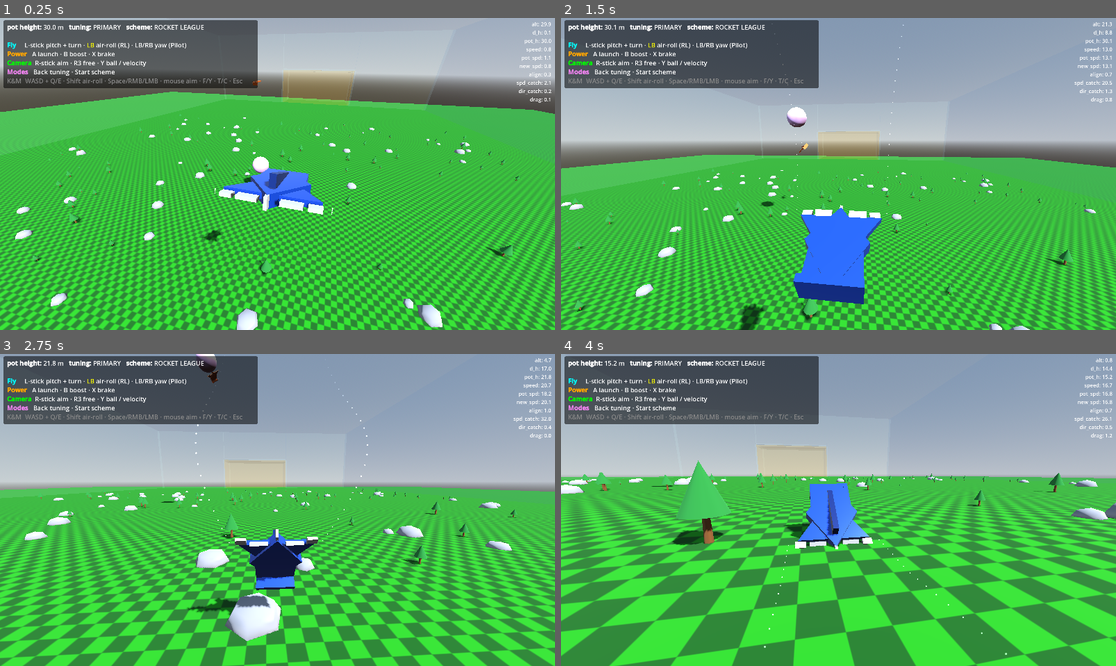
Above: before the commit, frames 1-4 (two rows, left to right).
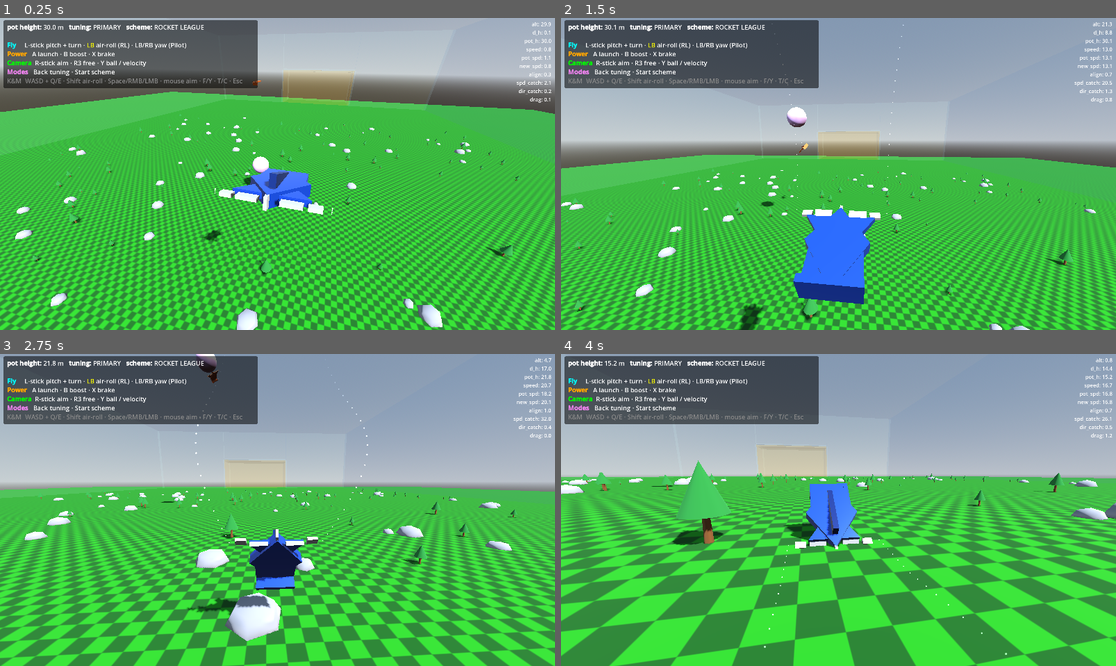
Above: after the commit, the same moments.

Repository: westonkelliher/glider
Game: Godot game, scene res://scenes/main.tscn
Two runs of this game, one before a commit and one after it. Both use one fixed random seed, a clock stepped at 60 frames per second and the inputs below.
Inputs (mouse positions are in pixels of both pictures, inside the frame that each line leads up to):
- Up to frame 1 (0.25 s): no input
- Up to frame 2 (1.5 s): tap Enter at 0.5 s; move the mouse to (866, 174) at 0.52 s; press the mouse at (866, 174) at 0.53 s; hold W (move_forward) from 0.53 s (still down); move the mouse to (810, 174) at 1.27 s; release the mouse at (810, 174) at 1.28 s; tap Shift (air_roll) at 1.35 s
- Up to frame 3 (2.75 s): keep holding W (move_forward); move the mouse to (288, 503) at 2.02 s; hold Right mouse button (boost) from 2.03 s (still down)
- Up to frame 4 (4 s): keep holding W (move_forward); move the mouse to (832, 516) at 2.77 s; release Right mouse button (boost) at 2.78 s; tap Y (cam_ball_toggle) at 2.85 s; move the mouse to (877, 513) at 3.52 s; tap F (cam_free) at 3.6 s

The runs differ from the first frame. In frame 1, 0.1% of the frame differs, in the area x 38-59%, y 52-72%; in frame 2, 0.2%; in frame 3, 0.1%; in frame 4, 0.2%, in the area x 42-56%, y 53-62%.

Commit message:
Retract wings further into body when braking (full extension unchanged)
Co-Authored-By: Claude Opus 4.8 (1M context) <noreply@anthropic.com>

Diff:
--- a/scripts/glider_body.gd
+++ b/scripts/glider_body.gd
@@ -361,9 +361,9 @@
 
 
 func set_wing_extension(ext: float) -> void:
-	# ext in [0,1]: 1 = wings fully out, 0 = fully retracted.
-	$Mesh/Q/LWing.position.x = lerpf(-0.4, -0.655, ext)
-	$Mesh/Q/RWing.position.x = lerpf(0.4, 0.655, ext)
+	# ext in [0,1]: 1 = wings fully out (unchanged), 0 = pulled in to the body.
+	$Mesh/Q/LWing.position.x = lerpf(-0.12, -0.655, ext)
+	$Mesh/Q/RWing.position.x = lerpf(0.12, 0.655, ext)
 
 
 func set_stats(
